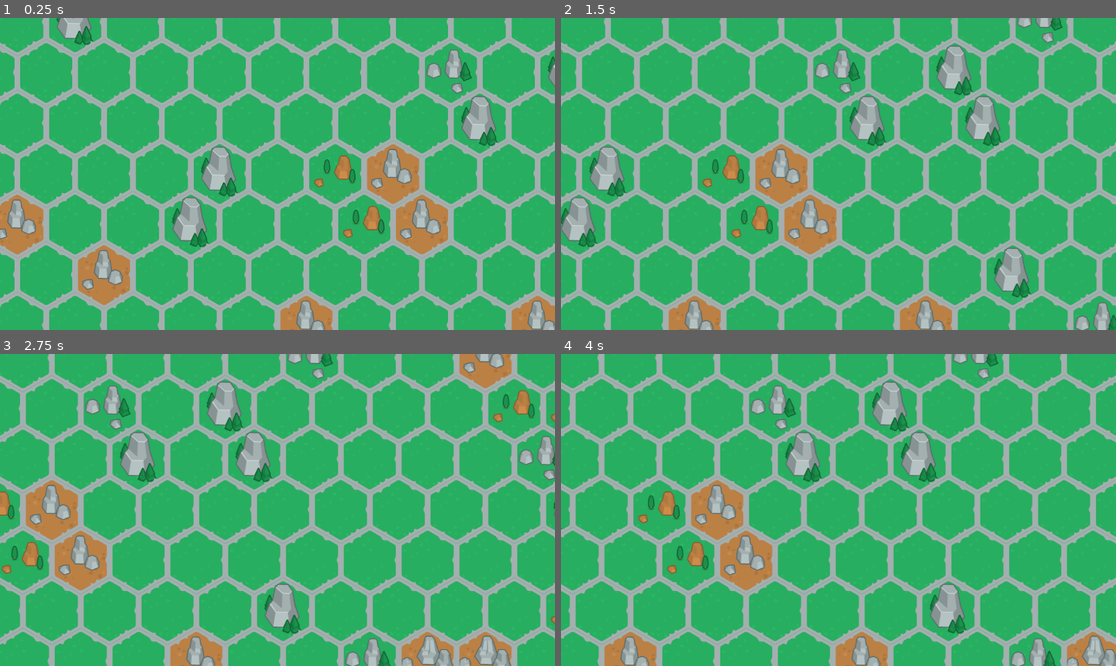
Above: before the commit, frames 1-4 (two rows, left to right).
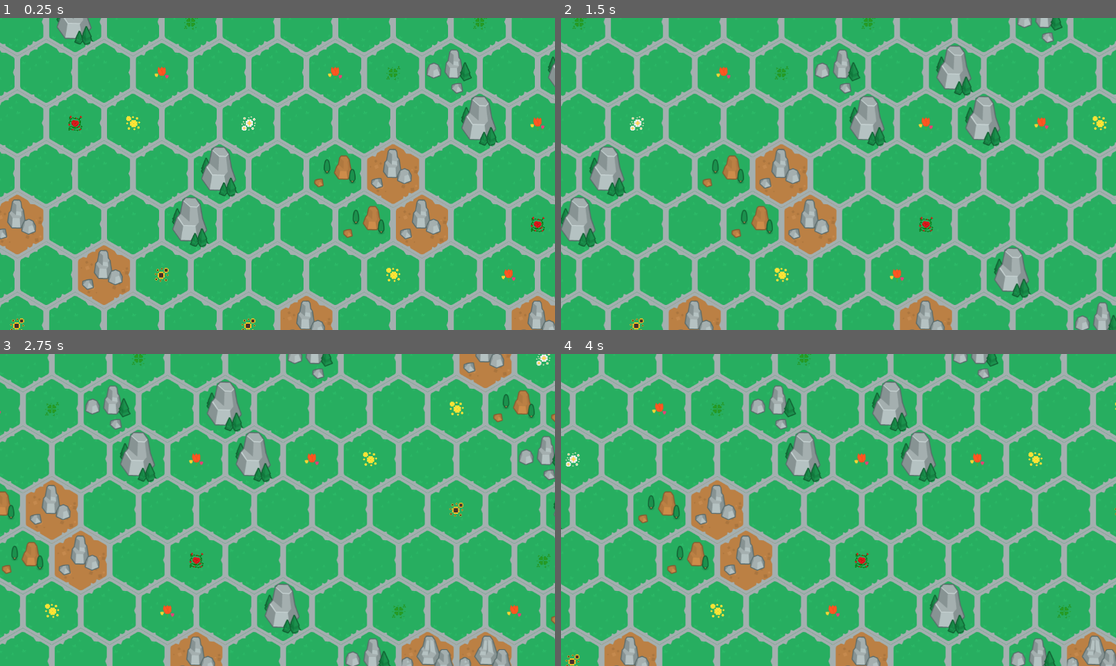
Above: after the commit, the same moments.

Repository: SpeedfireV/slavic-game-jam
Game: Godot game, scene res://game.tscn
The game is run twice, just before and just after one commit, with the same random seed, the same clock (stepped at 60 frames per second) and the same inputs.
Inputs (mouse positions are in pixels of both pictures, inside the frame that each line leads up to):
- Up to frame 1 (0.25 s): no input
- Up to frame 2 (1.5 s): tap Enter at 0.5 s; move the mouse to (960, 158) at 0.52 s; hold D (move_right) 0.53-1.25 s; click (960, 158) at 0.67 s; drag from (727, 189) to (810, 236) at 1.27 s
- Up to frame 3 (2.75 s): tap Space at 2 s; move the mouse to (333, 441) at 2.02 s; hold D (move_right) from 2.03 s (still down)
- Up to frame 4 (4 s): release D (move_right) at 2.75 s; drag from (810, 572) to (672, 463) at 2.77 s; tap Enter at 3.5 s; move the mouse to (1005, 556) at 3.52 s; hold A (move_left) from 3.53 s (still down)

The runs differ from the first frame. In frame 1, 0.8% of the frame differs, in the area x 1-99%, y 0-100%; in frame 2, 0.7%; in frame 3, 0.8%; in frame 4, 0.7%.

Commit message:
flowers added

Diff:
--- /dev/null
+++ b/flowers.gd
@@ -0,0 +1,16 @@
+class_name Flowers extends Node
+
+const DANDELION_TEXTURE: Texture2D = preload("res://assets/flowers/dandelion.png")
+const DAISY_TEXTURE: Texture2D = preload("res://assets/flowers/daisy.png")
+const TULIP_TEXTURE: Texture2D = preload("res://assets/flowers/tulip.png")
+const ROSE_TEXTURE: Texture2D = preload("res://assets/flowers/rose.png")
+const SUNFLOWER_TEXTURE: Texture2D = preload("res://assets/flowers/sunflower.png")
+const CLOVER_TEXTURE: Texture2D = preload("res://assets/flowers/clover.png")
+const FLOWER_TEXTURES: Array[Texture2D] = [
+	DANDELION_TEXTURE,
+	DAISY_TEXTURE,
+	TULIP_TEXTURE,
+	ROSE_TEXTURE,
+	SUNFLOWER_TEXTURE,
+	CLOVER_TEXTURE
+]
--- a/map_hexagon.gd
+++ b/map_hexagon.gd
@@ -70,6 +70,7 @@
 				bottom_right_hexagon = hexagon
 
 @onready var hexagon_sprite: Sprite2D = %HexSprite
+@onready var hexagon_resource: Sprite2D = %HexResource
 
 var neighbours: Neighbours = Neighbours.new()
 
@@ -89,3 +90,5 @@
 	hexagon_type = HexagonType.values().pick_random()
 	if hexagon_type == HexagonType.Blocade:
 		hexagon_sprite.texture = OBSTACLES[randi() % OBSTACLES.size()]
+	if hexagon_type == HexagonType.Flower:
+		hexagon_resource.texture = Flowers.FLOWER_TEXTURES.pick_random()
--- a/map_hexagon.tscn
+++ b/map_hexagon.tscn
@@ -1,7 +1,7 @@
 [gd_scene load_steps=4 format=3 uid="uid://dqvhcagx06gku"]
 
 [ext_resource type="Script" uid="uid://buhsxcu083a3s" path="res://map_hexagon.gd" id="1_bi2y5"]
-[ext_resource type="Texture2D" uid="uid://b3a8fjeloratq" path="res://assets/grass_filled.png" id="2_w3l8w"]
+[ext_resource type="Texture2D" uid="uid://b3a8fjeloratq" path="res://assets/hexagons/empty/grass_filled.png" id="2_w3l8w"]
 [ext_resource type="Texture2D" uid="uid://ywvwtwftvwyw" path="res://assets/hexagons/hex_border.png" id="3_jrl58"]
 
 [node name="MapHexagon" type="Node2D"]
@@ -12,4 +12,8 @@
 texture = ExtResource("2_w3l8w")
 
 [node name="HexBorder" type="Sprite2D" parent="."]
+unique_name_in_owner = true
 texture = ExtResource("3_jrl58")
+
+[node name="HexResource" type="Sprite2D" parent="."]
+unique_name_in_owner = true
Renamed: assets/clover.png -> assets/flowers/clover.png
Not shown, changed: assets/flowers/clover.png.import
Renamed: assets/cornflower.png -> assets/flowers/cornflower.png
Not shown, changed: assets/flowers/cornflower.png.import
Renamed: assets/daisy.png -> assets/flowers/daisy.png
Not shown, changed: assets/flowers/daisy.png.import
Renamed: assets/dandelion.png -> assets/flowers/dandelion.png
Not shown, changed: assets/flowers/dandelion.png.import
Renamed: assets/dandelion_old.png -> assets/flowers/dandelion_old.png
Not shown, changed: assets/flowers/dandelion_old.png.import
Renamed: assets/field_poppy.png -> assets/flowers/field_poppy.png
Not shown, changed: assets/flowers/field_poppy.png.import
(and 27 more such lines)
